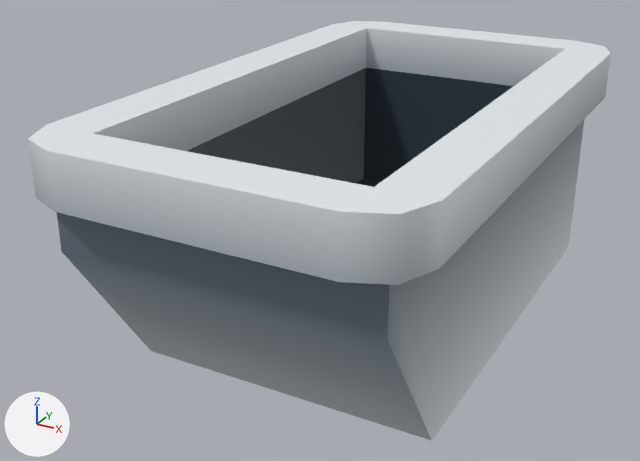
Two versions of the glTF model client/public/assets/kenney-station/skip.glb, one commit apart.
Before and after are seen from a 50 mm camera at (0.729, -1.524, 0.93) aimed at (-0.073, -0.065, 0.2). The lights are fixed; the arrows at lower left show +X, +Y and +Z. The picture after the commit comes second. Where no turn or scale is listed for an object, it has been applied to the vertices. Vertices at exactly the same position are counted once.

The first picture shows 'skip'.
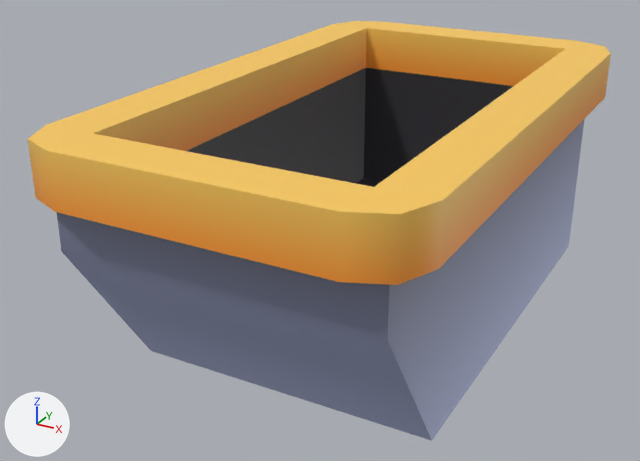
What differs and where, as boxes (x1, y1, x2, y2) in the pictures (640 x 461 px):
part 1 of me_skip, recoloured
    both: (36, 49, 603, 441)
part 2 of me_skip, recoloured (white to orange)
    both: (28, 21, 611, 282)
part 3 of me_skip, recoloured
    both: (57, 68, 513, 340)

The change, as a list of edits to the scene's bpy script:
```text
Change me_skip:
    where me_skip.from_pydata(...)  # 46 vertices, 88 faces; spans x -0.35..0.35, y -0.6..0.6, z -0.25..0.25
    used by ob_skip; location = (0.0, 0.0, 0.25)
    me_skip part 1: 42 faces centred in x -0.35..0.35, y -0.6..0.6, z -0.15..0.183 are repainted in the vertex colours; the middle colour goes from light grey #b4bcc4 to orange #ff9a32
    me_skip part 2: 34 faces centred in x -0.35..0.35, y -0.6..0.6, z -0.25..0.25 are repainted in the vertex colours; the middle colour goes from white #e7ecf1 to orange #ffcd5f
    me_skip part 3: 12 faces centred in x -0.25..0.25, y -0.55..0.5, z -0.15..0.117 are repainted in the vertex colours; the middle colour goes from dark blue #3b4751 to dark grey #424249
```
